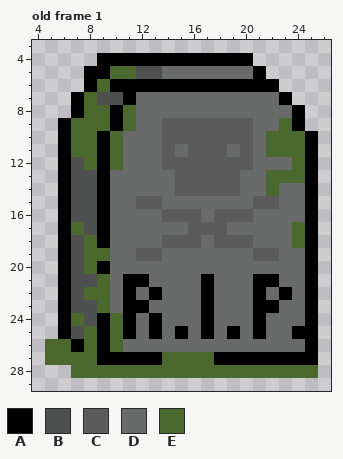
Pixel-art file: Assets/gravestone.aseprite. The picture above was drawn from the file before the commit.
32x32 pixels, 1 frame. Shown: old frame 1: x 4..26, y 3..29.
Visible layers, top first: "moss", "Layer 1".
Palette (. is transparent): A #000000  B #4e4f4f  C #5b5b5b  D #696a6a  E #4b692f
Pixels before, old frame 1, first column x 5:
 4 ....AAAAAAAAAAAA.....
 5 ...AAEEBBDDDDDDDA....
 6 ...AEAAAAAAAAAAAAA...
 7 ..AEBBADDDDDDDDDDDA..
 8 ..AEEAEDDDDDDDDDDDDA.
 9 .AEEEAEDDCCCCCCCDDEA.
10 .AEEAEDDDCCCCCCCDEEEA
11 .AEEAEDDDCDCCCDCDEEEA
12 .ABEAEDDDCCCCCCCDDDEA
13 .ABBADDDDDCCCCCDDEEEA
14 .ABBADDDDDCCCCCDDEDDA
15 .ABBADDCCDDDDDDDCCDDA
16 .ABBADDDDCCCDCCCDDDDA
17 .AEBADDDDDDCCCDDDDDEA
18 .ABEADDDDCCCDCCCDDDEA
19 .ABEEDDCCDDDDDDDCCDDA
20 .ABEADDDDDDDDDDDDDDDA
21 .ABBEDAADDDDADDDAADDA
22 .ABEEDADADDDADDDADADA
23 .ABBEDAADDDDADDDAADDA
24 .AEBAEADADDDADDDADDDA
25 .ABEAEADADADADADADDAA
26 EEAEAEDDDDDDDDDDDDDDA
27 EEEEAAAAAEEEEAAAAAAAA
28 ..EEEEEEEEEEEEEEEEEEE
After the commit:
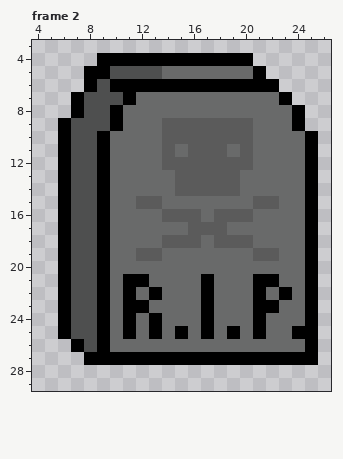
A new or re-ordered frame is compared with the old frame closest to it.
Difference:
frames 1 -> 2
Frame 2 is new; against old frame 1, layer "moss":
Colour E becomes colour A in row 19 at x 9; in rows 21 to 23 at x 9; in row 27 at x 8 and 14 to 17.
Colour E becomes colour B in row 5 at x 10 to 11; in row 6 at x 9; in row 7 at x 8; in row 8 at x 8 to 9; in row 9 at x 7 to 9; in rows 10 to 11 at x 7 to 8.
Colour E becomes colour B in row 12 at x 8; in row 17 at x 7; in rows 18 to 20 at x 8; in row 22 at x 8; in row 24 at x 7; in rows 25 to 26 at x 8.
Colour E becomes colour D in row 8 at x 11; in row 9 at x 11 and 23; in rows 10 to 11 at x 10 and 22 to 24; in row 12 at x 10 and 24; in row 13 at x 22 to 24; in row 14 at x 22.
Colour E becomes colour D in rows 17 to 18 at x 24; in rows 24 to 26 at x 10.
The author cleared colour E in row 26 at x 5 to 6; in row 27 at x 5 to 7; in row 28 at x 7 to 25.
Where, in picture pixels (left, top, right, bottom), the same in both pictures:
changed: (45, 66, 318, 378)
